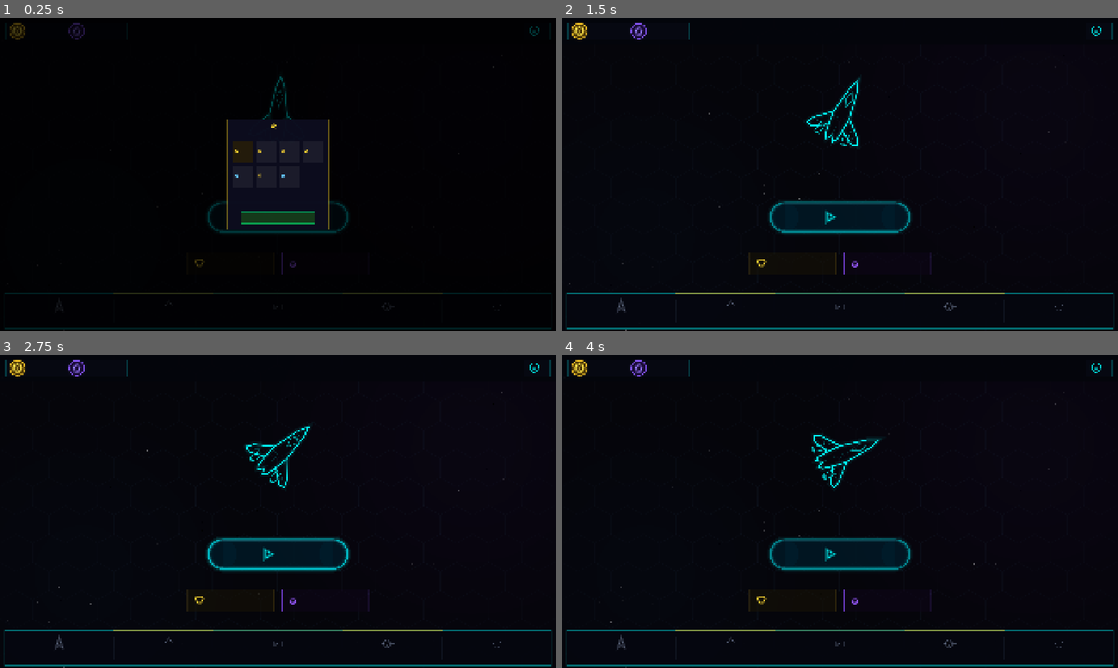
Above: before the commit, frames 1-4 (two rows, left to right).
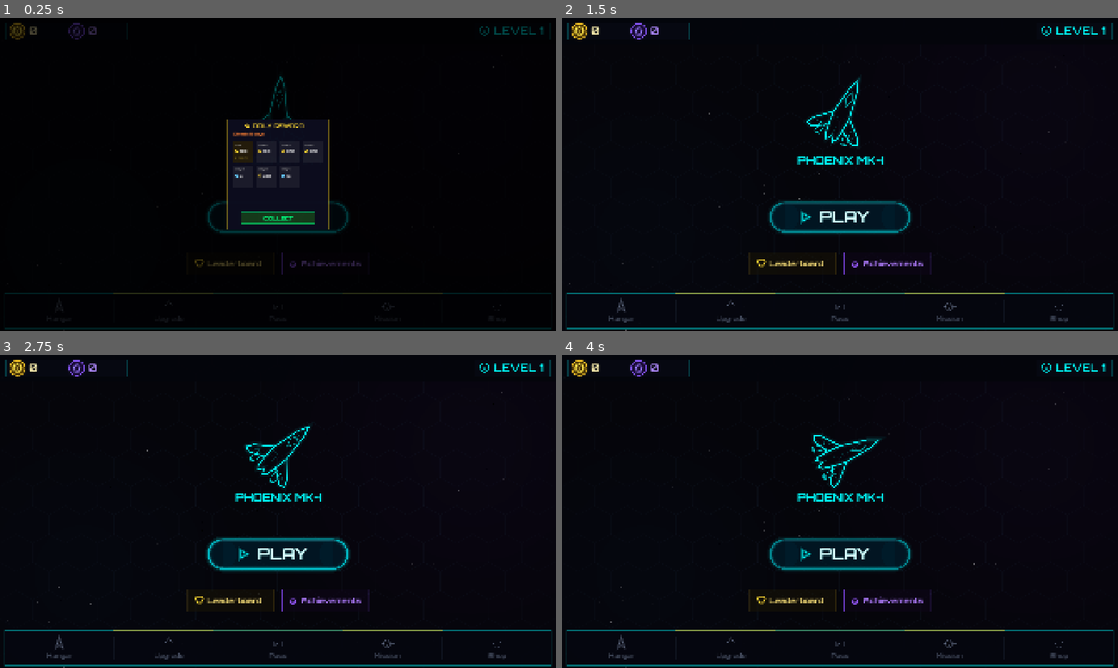
Above: after the commit, the same moments.

Repository: fognil/asteroids
Game: Godot game, scene res://scenes/menu/main_menu.tscn
Same seed, same stepped clock (60 frames per second), same inputs: the game is played once before the commit and once after it.
Inputs (mouse positions are in pixels of both pictures, inside the frame that each line leads up to):
- Up to frame 1 (0.25 s): no input
- Up to frame 2 (1.5 s): tap Enter at 0.5 s; move the mouse to (962, 158) at 0.52 s; hold D (rotate_right) 0.53-1.25 s; tap B (bomb) at 0.6 s; click (962, 158) at 0.67 s; drag from (728, 190) to (812, 237) at 1.27 s
- Up to frame 3 (2.75 s): move the mouse to (333, 442) at 2.02 s; hold D (rotate_right) from 2.03 s (still down); tap B (bomb) at 2.1 s
- Up to frame 4 (4 s): release D (rotate_right) at 2.75 s; drag from (812, 574) to (673, 464) at 2.77 s; move the mouse to (1006, 558) at 3.52 s; hold A (rotate_left) from 3.53 s (still down); tap B (bomb) at 3.6 s

The runs differ from the first frame. In frame 1, 0.8% of the frame differs, in the area x 5-98%, y 2-80%; in frame 2, 1.2%, in the area x 5-98%, y 2-98%; in frame 3, 1.2%; in frame 4, 1.2%.

Commit message:
fix: download actual Orbitron TTF fonts (previous were HTML pages)

Diff:
--- a/project.godot
+++ b/project.godot
@@ -14,10 +14,6 @@
 run/main_scene="res://scenes/menu/main_menu.tscn"
 config/features=PackedStringArray("4.6", "Mobile")
 config/icon="res://icon.svg"
-
-[gui]
-
-theme/custom="res://assets/fonts/neon_theme.tres"
 
 [autoload]
 
@@ -37,6 +33,10 @@
 window/stretch/mode="canvas_items"
 window/stretch/aspect="expand"
 window/handheld/orientation=4
+
+[gui]
+
+theme/custom="res://assets/fonts/neon_theme.tres"
 
 [input]
 
Binary file changed: assets/fonts/Orbitron-Bold.ttf
Not shown, added: assets/fonts/Orbitron-Bold.ttf.import
Binary file changed: assets/fonts/Orbitron-Regular.ttf
Not shown, added: assets/fonts/Orbitron-Regular.ttf.import
